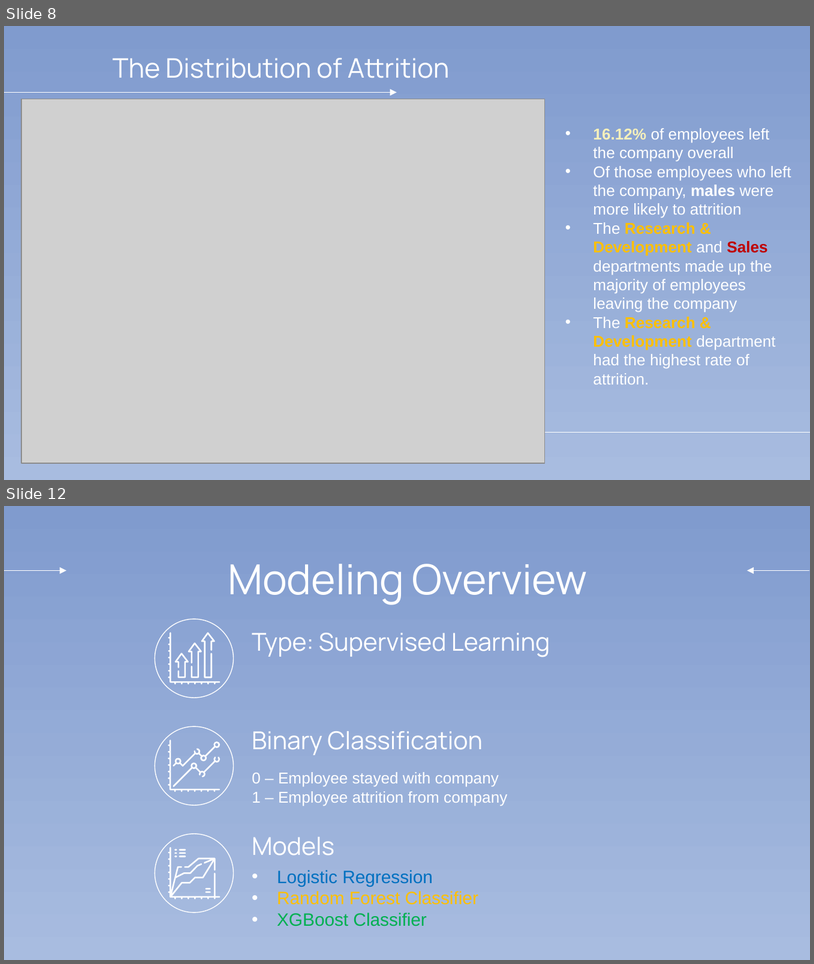
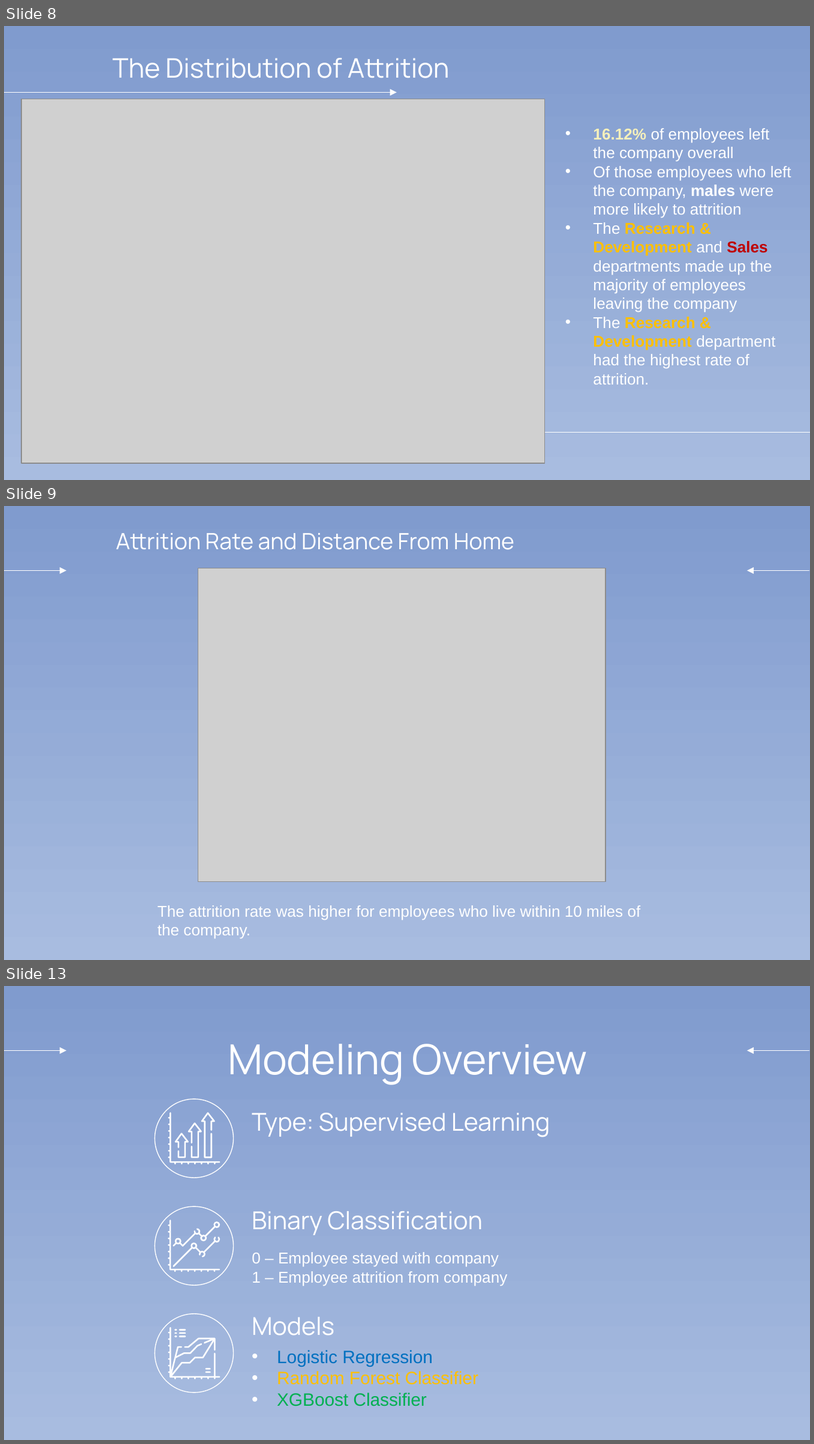
Before and after one commit to chrismle/Employee_Attrition, a slide deck: reports/Employee_Attrition_Presentation.pptx. Shown one above the other, each under a label of ours: slides 8 and 12 before the commit, slides 8, 9 and 13 after it; the slides between them are not shown. The pictures are 814x964 and 814x1444 pixels, drawn with LibreOffice and Linux fonts; fonts in the diff are those of the drawing; grey boxes stand for pictures. Boxes give left, top, right and bottom in pixels: in the first picture for what was removed or moved away, otherwise in the second. Text is boxed around its words. In the diff, an @@ line names an element or a change of style, - is before the commit and + after.

```diff
--- a/reports/Employee_Attrition_Presentation.pptx
+++ b/reports/Employee_Attrition_Presentation.pptx
@@ slide 9 added at box(4, 506, 810, 960), background gradient #809BCE to #A8BCE0; not listed: 2 template elements that a slide beside it also shows @@
@@ title added at box(116, 533, 515, 550), 20 pt, text #FFFFFF @@
+Attrition Rate and Distance From Home
@@ picture added at box(198, 568, 606, 881) @@
@@ subtitle added at box(158, 905, 641, 938), 14 pt, text #FFFFFF @@
+The attrition rate was higher for employees who live within 10 miles of the company.
@@ what was slide 12 is now slide 13 @@
```
Also in this commit, not shown: 2 slides changed, 1 other slide added, 1 slide removed, 1 other file.
